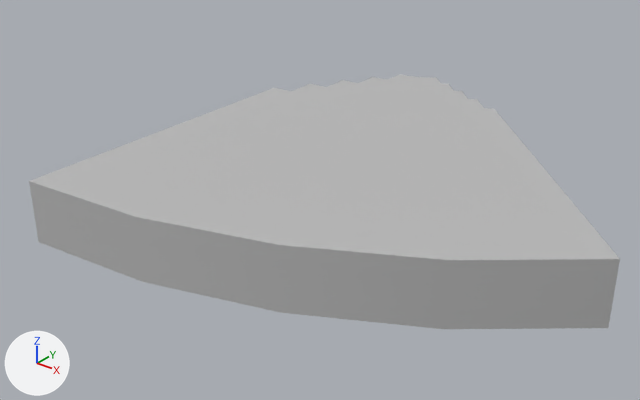
One commit to the FBX model Nerethos_3D/Assets/_Project/03_Art/01_Meshes/mainhall_floor_staircase.fbx: the scene before it, then after it.
One viewpoint serves both versions: a camera (50 mm lens) standing at (31.7, -51.5, 16.0) and looking at (7.4, -21.1, -2.8). Arrows for +X, +Y and +Z are at lower left; the lights stay in place. The picture after the commit comes second. Where no turn or scale is listed for an object, it has been applied to the vertices.

Script lines for the objects in view, before the commit:
```python
me_mesh = bpy.data.meshes.new('Mesh')
me_mesh.from_pydata(...)  # 105 vertices, 58 faces; spans x 0.0..22.6, y -32.0..-2.3, z -2.8..0.3
me_mesh.materials.append(mat_lambert1)  # grey #bcbcbc
ob_mainhall_floor_staircase = bpy.data.objects.new('mainhall_floor_staircase', me_mesh)
ob_mainhall_floor_staircase.location = (0.0, 0.0, -0.25)
```
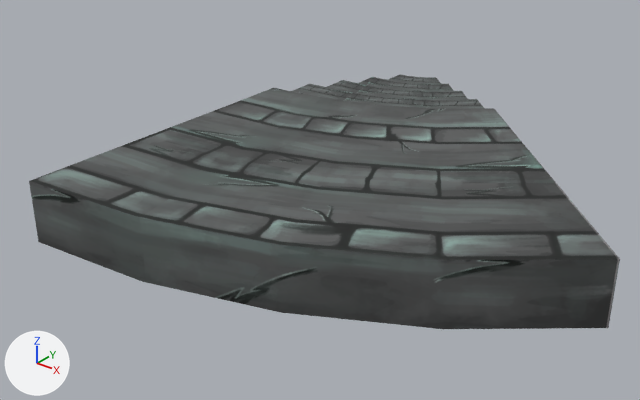
What differs and where, as boxes [x1, y1, x2, y2] in the pictures (640 x 400 px; the box of a moved part takes in the faces that stretch with it):
part 1 of me_mesh, moved or reshaped: [235, 77, 512, 132] in both
part 2 of me_mesh, recoloured (darker): [29, 74, 620, 329] in both

The change in detail:
Picture 'MainHallUpdated.png' (img_mainhallupdated_png) is new.
Material 'MAT_MainHall' (mat_mat_mainhall) is new.
Its texture is img_mainhallupdated_png (with its transparency).
me_mesh is used by ob_mainhall_floor_staircase; location (0.0, 0.0, -0.25).
me_mesh had 105 vertices, 58 faces and spanned x 0.0..22.6, y -32.0..-2.3, z -2.8..0.3.
me_mesh now has 70 vertices, 52 faces and spans x 0.0..22.6, y -32.0..-2.3, z -2.8..0.3.
Part 1, on me_mesh:
35 vertices are removed from x 0.0..11.5, y -16.3..-4.8, z -1.6..0.3.
22 faces are deleted.
16 new faces join them.
me_mesh part 2: 36 faces spanning x 0.0..22.6, y -32.0..-2.3, z -2.8..0.3 switch from mat_lambert1 (grey #bcbcbc) to mat_mat_mainhall (picture img_mainhallupdated_png).
